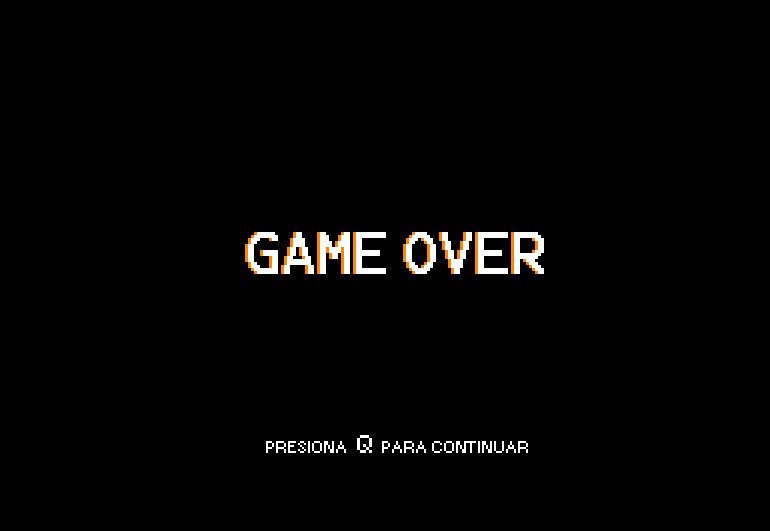
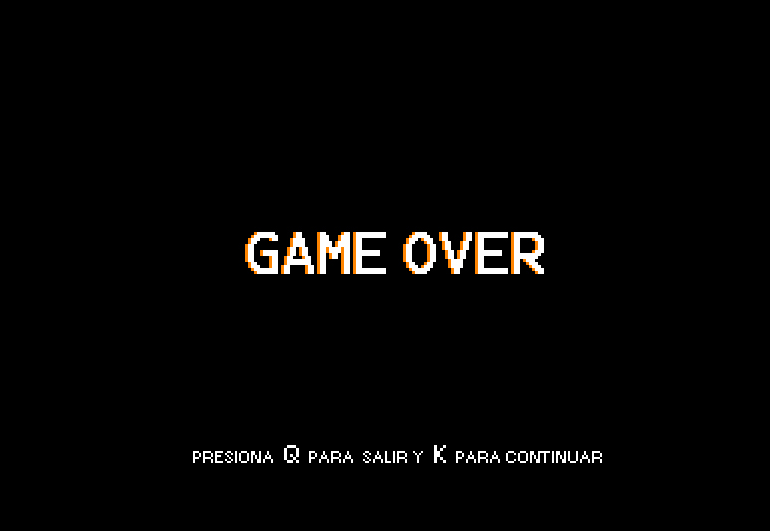
The second (770, 531) image is a revision of the first. Changes to its layers:
added layer "Presiona Q para salir y K para continuar" above "Presiona Q para continuar" over [193, 445, 602, 463]
hid "Presiona Q para continuar" over [266, 435, 528, 453]
